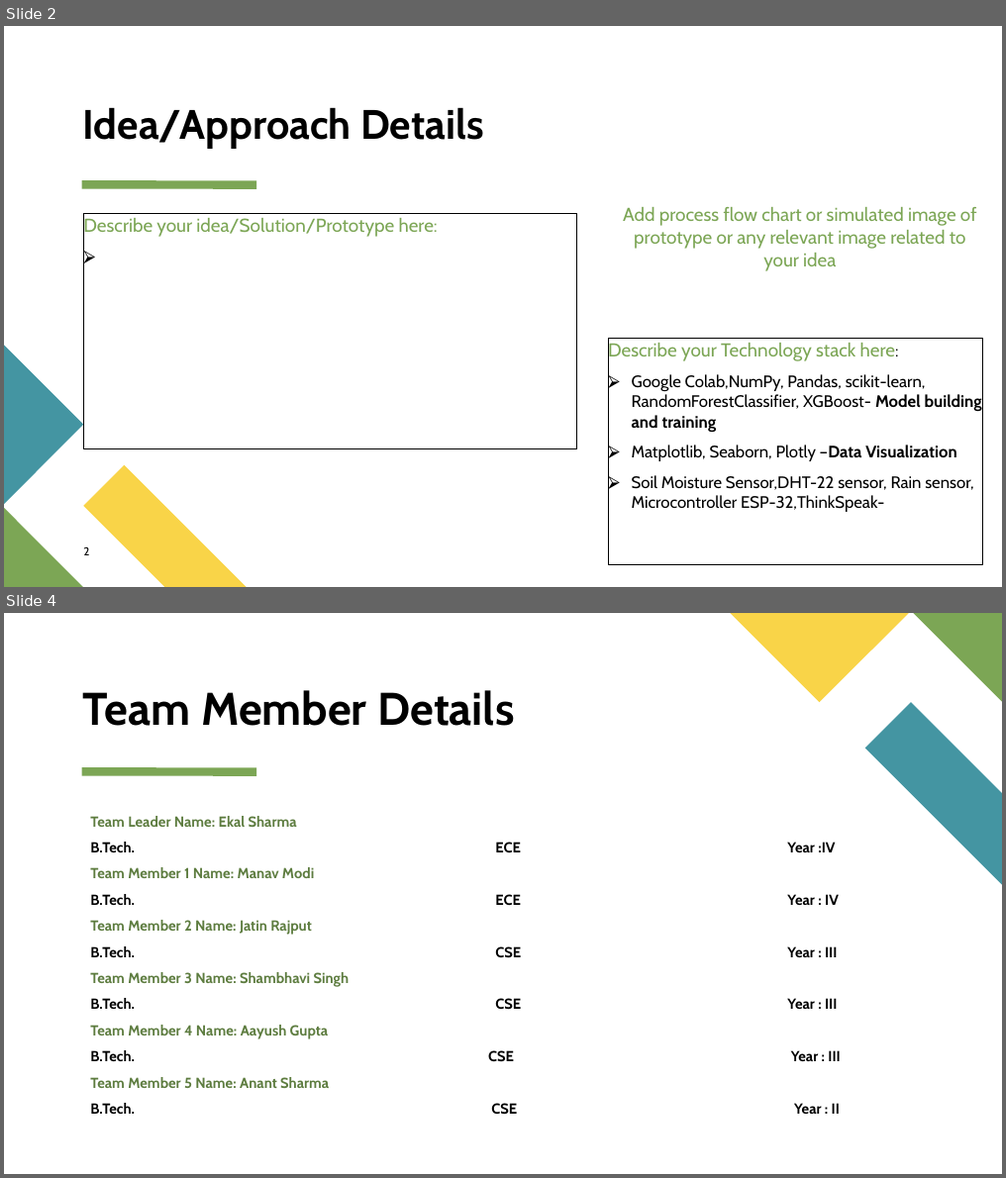
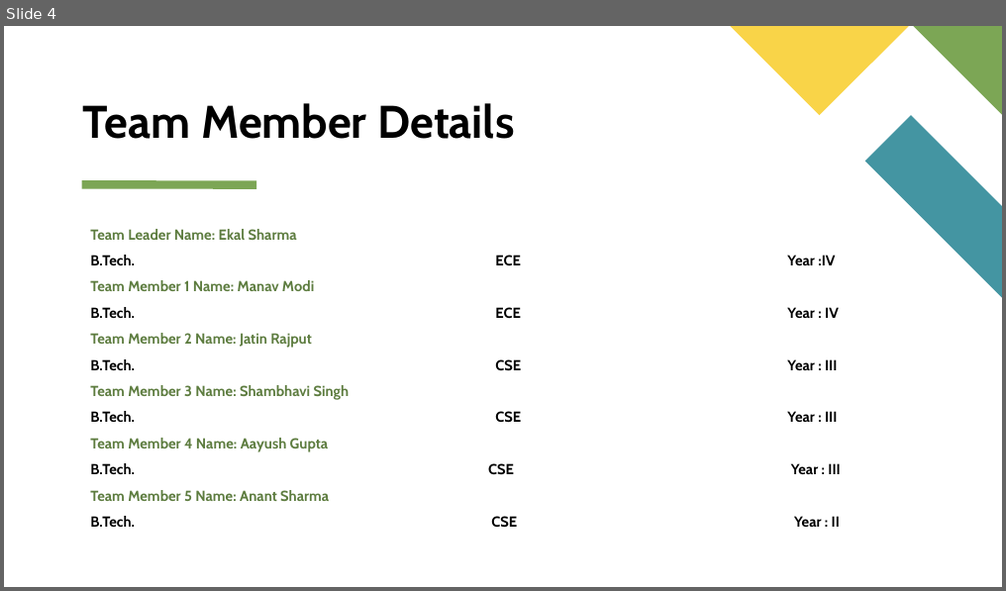
Before and after one commit to shambhavi12345/HydroLogic, a slide deck: Idea-Presentation-Format-SIH2023-College.pptx. Shown one above the other, each under a label of ours: slides 2 and 4 before the commit, slide 4 after it; the slides between them are not shown. The pictures are 1006x1178 and 1006x591 pixels, drawn with LibreOffice and Linux fonts; fonts in the diff are those of the drawing. Boxes give left, top, right and bottom in pixels: in the first picture for what was removed or moved away, otherwise in the second. Text is boxed around its words. In the diff, an @@ line names an element or a change of style, - is before the commit and + after.

```diff
--- a/Idea-Presentation-Format-SIH2023-College.pptx
+++ b/Idea-Presentation-Format-SIH2023-College.pptx
@@ slide 2 removed at [4,26,1002,587], background #FFFFFF; not listed: 1 template element that a slide beside it also shows @@
@@ title removed at [83,107,484,149] @@
-Idea/Approach Details
@@ text removed at [83,213,576,449] @@
-Describe your idea/Solution/Prototype here:
@@ text removed at [623,207,977,272] @@
-Add process flow chart or simulated image of prototype or any relevant image related to your idea
@@ freeform shape removed at [4,346,83,504] @@
@@ rectangle removed at [608,339,982,565] @@
-Describe your Technology stack here:
-⮚ Google Colab,NumPy, Pandas, scikit-learn, RandomForestClassifier, XGBoost- Model building and training
-⮚ Matplotlib, Seaborn, Plotly –Data Visualization
-⮚ Soil Moisture Sensor,DHT-22 sensor, Rain sensor, Microcontroller ESP-32,ThinkSpeak-
@@ freeform shape removed at [83,466,246,587] @@
@@ freeform shape removed at [4,508,83,587] @@
@@ page number removed at [83,548,89,556] @@
-2
```
Also in this commit, not shown: 2 slides changed, 1 slide added, 1 other slide removed.
